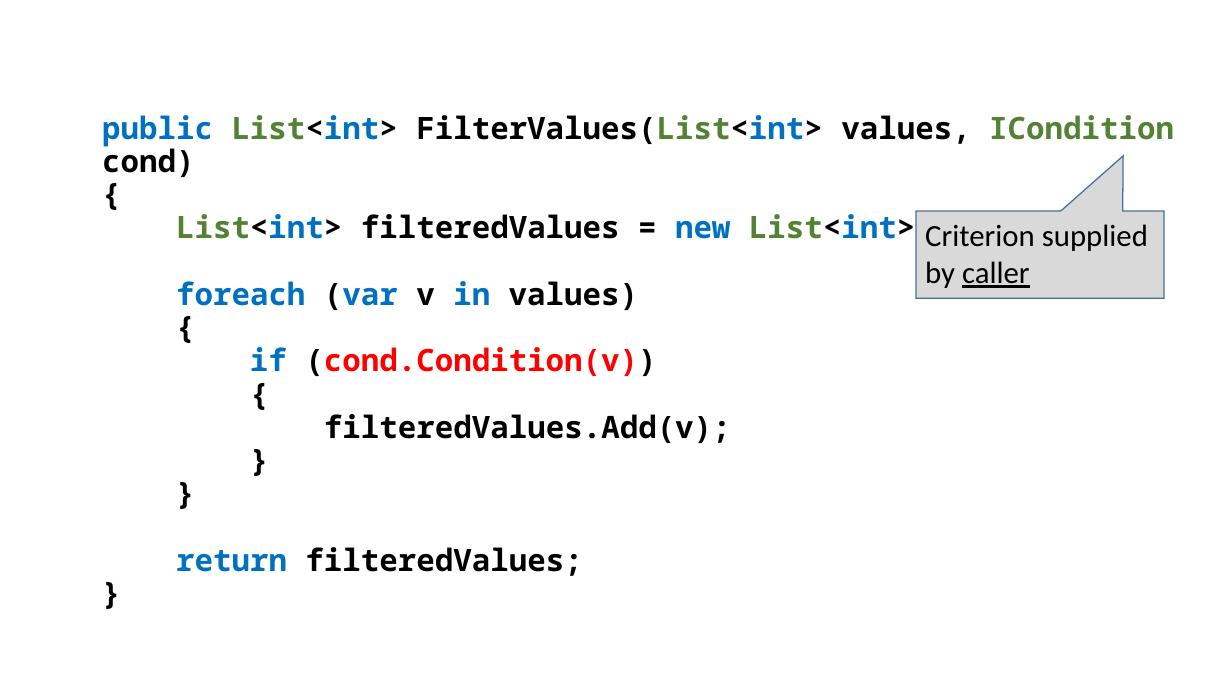
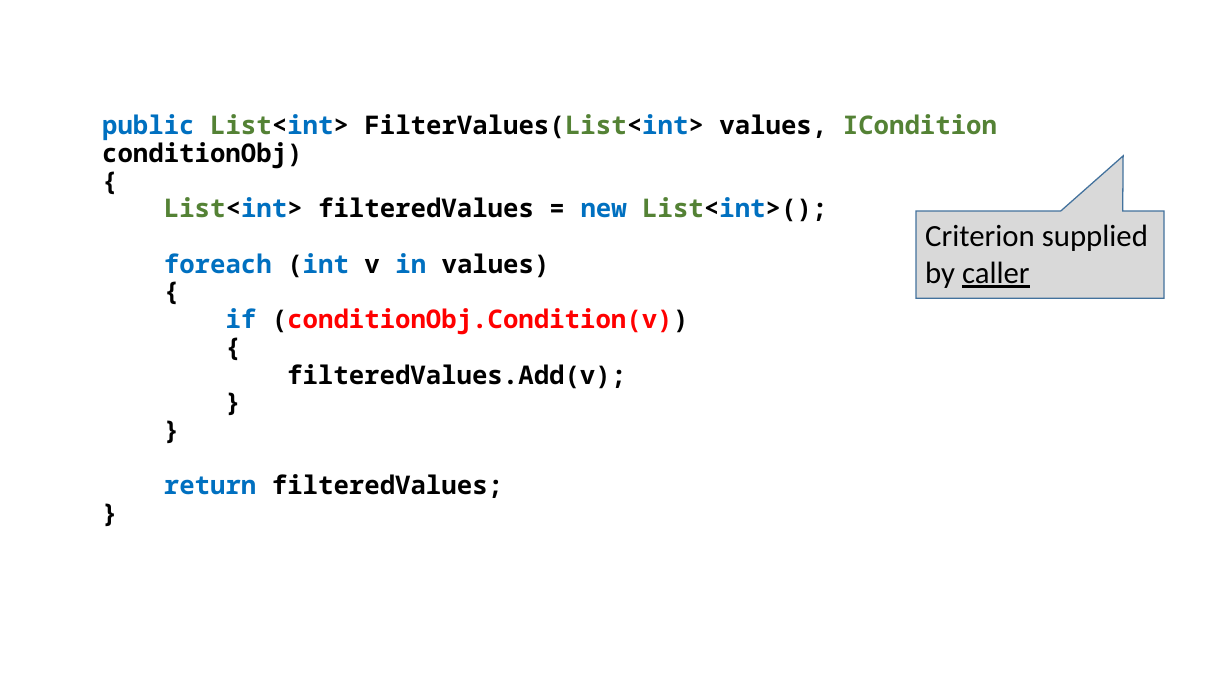
Before and after one commit to perl-easj/Teaching-materials, a slide deck: slide 7 of CSharpProgramming/Presentations/FurtherParam/FuncAsParam.pptx. Drawn at 1232x693 pixels with LibreOffice and Linux fonts; fonts in the diff are those of the drawing. Boxes give left, top, right and bottom in pixels: in the first picture for what was removed or moved away, otherwise in the second. Text is boxed around its words. In the diff, an @@ line names an element or a change of style, - is before the commit and + after.

```diff
--- a/CSharpProgramming/Presentations/FurtherParam/FuncAsParam.pptx
+++ b/CSharpProgramming/Presentations/FurtherParam/FuncAsParam.pptx
@@ text at (102, 114, 997, 169): text changed; size 24 to 20 pt @@
-public List<int> FilterValues(List<int> values, ICondition cond)
+public List<int> FilterValues(List<int> values, ICondition conditionObj)
@@ text at (164, 197, 827, 498): size 24 to 20 pt in "{", "List<int> filteredValues = new List<int>();", "{", "{" and 5 more places @@
@@ text at (164, 253, 550, 278): text changed; size 24 to 20 pt @@
-foreach (var v in values)
+foreach (int v in values)
@@ text at (226, 308, 689, 335): text changed; size 24 to 20 pt @@
-if (cond.Condition(v))
+if (conditionObj.Condition(v))
```
Also in this commit, not shown: 6 other slides changed, 11 other files.
